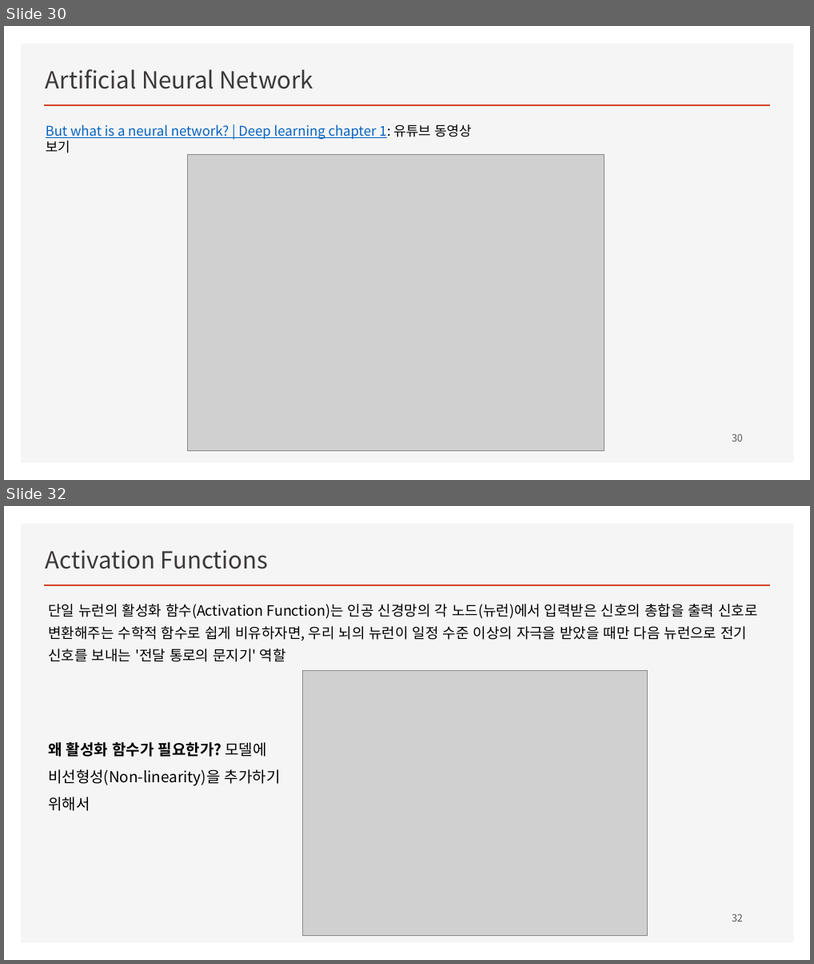
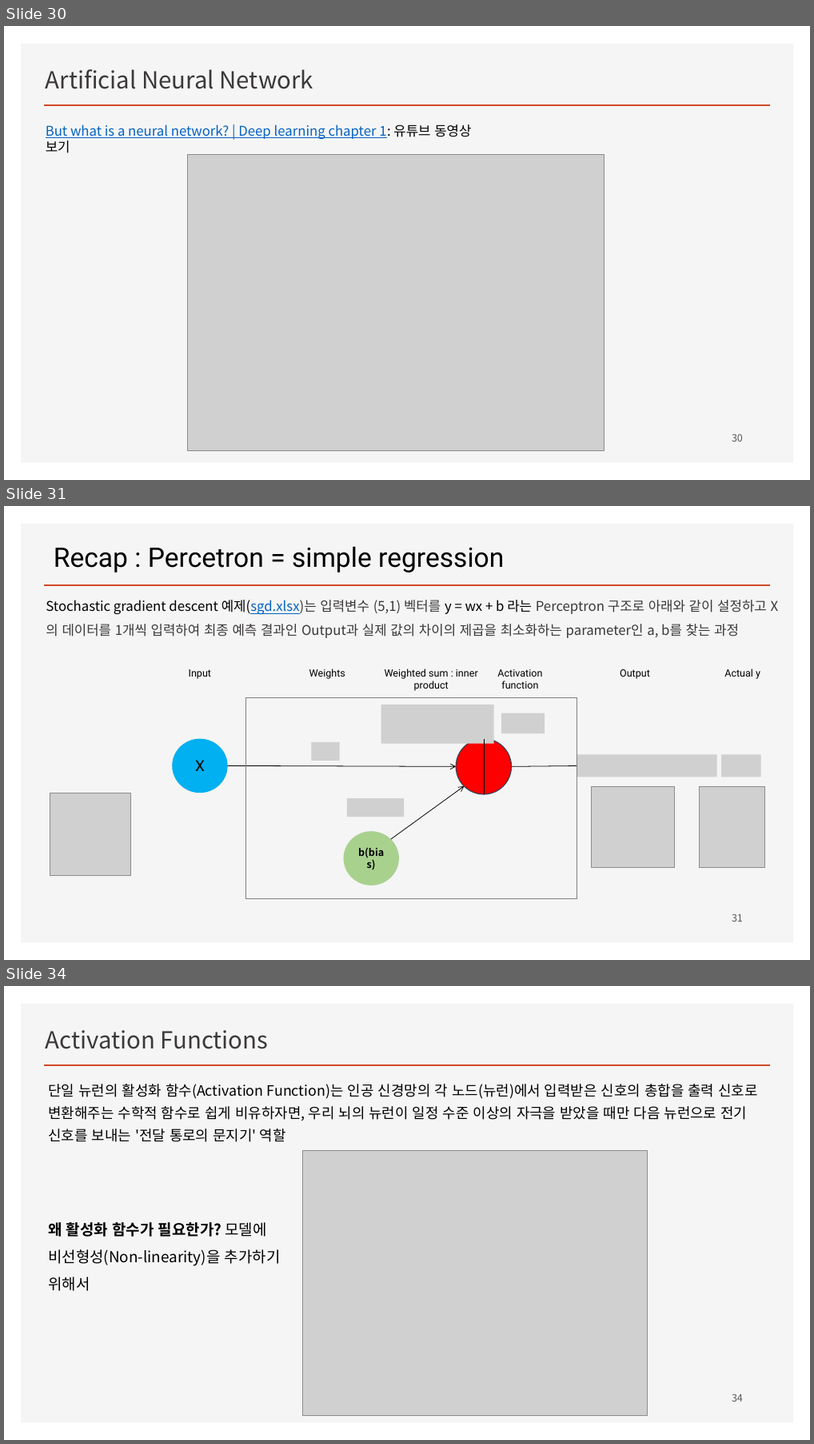
Before and after one commit to ancestor9/mathematics-for-machine-learning, a slide deck: Linear_Algebra/w4_Perceptron_Regression.pptx. Shown one above the other, each under a label of ours: slides 30 and 32 before the commit, slides 30, 31 and 34 after it; the slides between them are not shown. The pictures are 814x964 and 814x1444 pixels, drawn with LibreOffice and Linux fonts; fonts in the diff are those of the drawing; grey boxes stand for pictures; background and template pictures are left out. Boxes give left, top, right and bottom in pixels: in the first picture for what was removed or moved away, otherwise in the second. Text is boxed around its words. In the diff, an @@ line names an element or a change of style, - is before the commit and + after.

```diff
--- a/Linear_Algebra/w4_Perceptron_Regression.pptx
+++ b/Linear_Algebra/w4_Perceptron_Regression.pptx
@@ slide 31 added at (x1=4, y1=506, x2=810, y2=960), background #FFFFFF; not listed: 2 template elements that a slide beside it also shows @@
@@ text added at (x1=54, y1=546, x2=504, y2=572), 32 pt, text #000000 @@
+Recap : Percetron = simple regression
@@ text added at (x1=46, y1=600, x2=767, y2=638), 16 pt, text #3B3838 @@
+Stochastic gradient descent 예제(sgd.xlsx)는 입력변수 (5,1) 벡터를 y = wx + b 라는 Perceptron 구조로 아래와 같이 설정하고 X의 데이터를 1개씩 입력하여 최종 예측 결과인 Output과 실제 값의 차이의 제곱을 최소화하는 parameter인 a, b를 찾는 과정
@@ text added at (x1=189, y1=669, x2=211, y2=679), 12 pt, text #000000 @@
+Input
@@ text added at (x1=310, y1=668, x2=346, y2=679), 12 pt, text #000000 @@
+Weights
@@ text added at (x1=385, y1=668, x2=478, y2=691), 12 pt, text #000000 @@
+Weighted sum : inner product
@@ text added at (x1=498, y1=669, x2=542, y2=688), 12 pt, text #000000 @@
+Activation function
@@ text added at (x1=620, y1=669, x2=650, y2=679), 12 pt, text #000000 @@
+Output
@@ text added at (x1=725, y1=668, x2=761, y2=679), 12 pt, text #000000 @@
+Actual y
@@ rectangle added at (x1=246, y1=698, x2=577, y2=900), outline #808080 1 pt @@
@@ picture added at (x1=382, y1=704, x2=494, y2=743) @@
@@ picture added at (x1=502, y1=713, x2=546, y2=733) @@
@@ ellipse added at (x1=172, y1=738, x2=228, y2=792), fill #00B0F0, 18 pt, text #000000 @@
+X
@@ picture added at (x1=312, y1=742, x2=340, y2=760) @@
@@ ellipse added at (x1=457, y1=738, x2=512, y2=794), fill #FF0000, outline #28445D 1 pt @@
@@ line added from (484, 738) to (484, 794), #000000 0.5 pt @@
@@ arrow added from (228, 765) to (457, 766), #000000 0.75 pt @@
@@ arrow added from (511, 766) to (586, 765), #000000 0.75 pt @@
@@ picture added at (x1=577, y1=755, x2=718, y2=777) @@
@@ picture added at (x1=722, y1=755, x2=762, y2=777) @@
@@ picture added at (x1=50, y1=792, x2=130, y2=876) @@
@@ arrow added from (391, 839) to (464, 786), #000000 0.75 pt @@
@@ picture added at (x1=592, y1=786, x2=675, y2=867) @@
@@ picture added at (x1=700, y1=786, x2=766, y2=867) @@
@@ picture added at (x1=347, y1=798, x2=404, y2=816) @@
@@ ellipse added at (x1=344, y1=831, x2=400, y2=884), fill #A9D18E, 12 pt, text #000000, bold @@
+b(bias)
@@ page number added at (x1=732, y1=913, x2=743, y2=921), 12 pt, text #595959 @@
+31
@@ what was slide 32 is now slide 34 @@
@@ page number at (x1=732, y1=1393, x2=743, y2=1401): text changed @@
-32
+34
```
Also in this commit, not shown: 8 slides changed, 6 other slides added.
